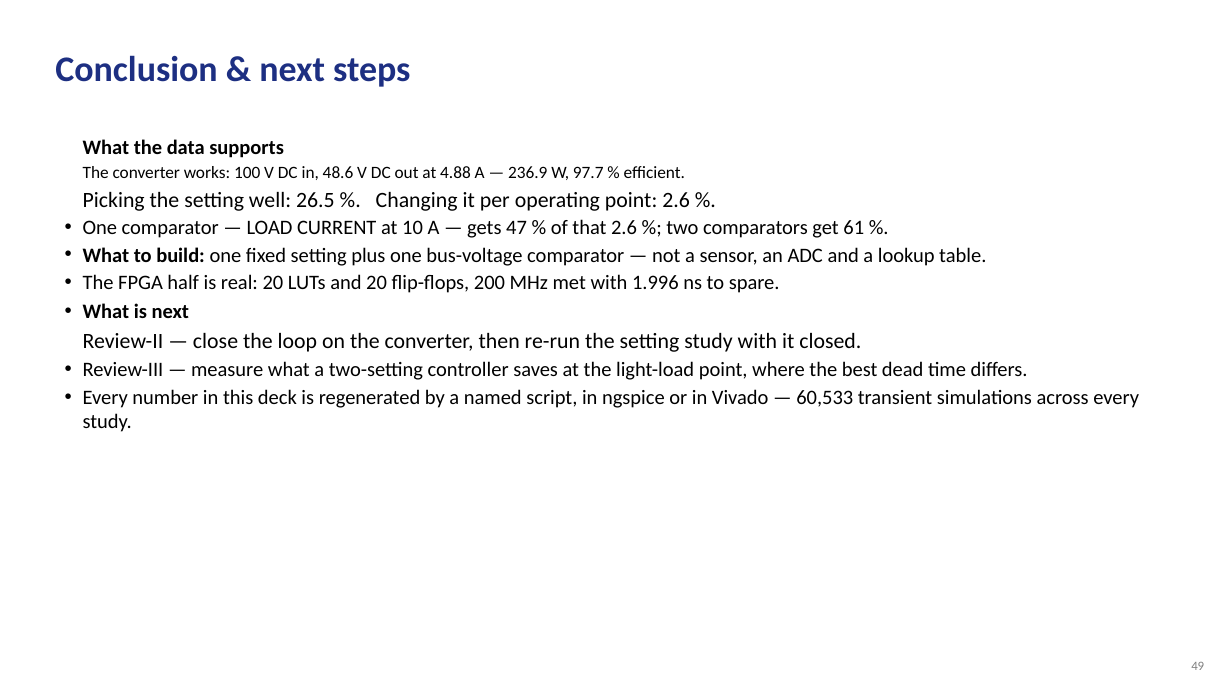
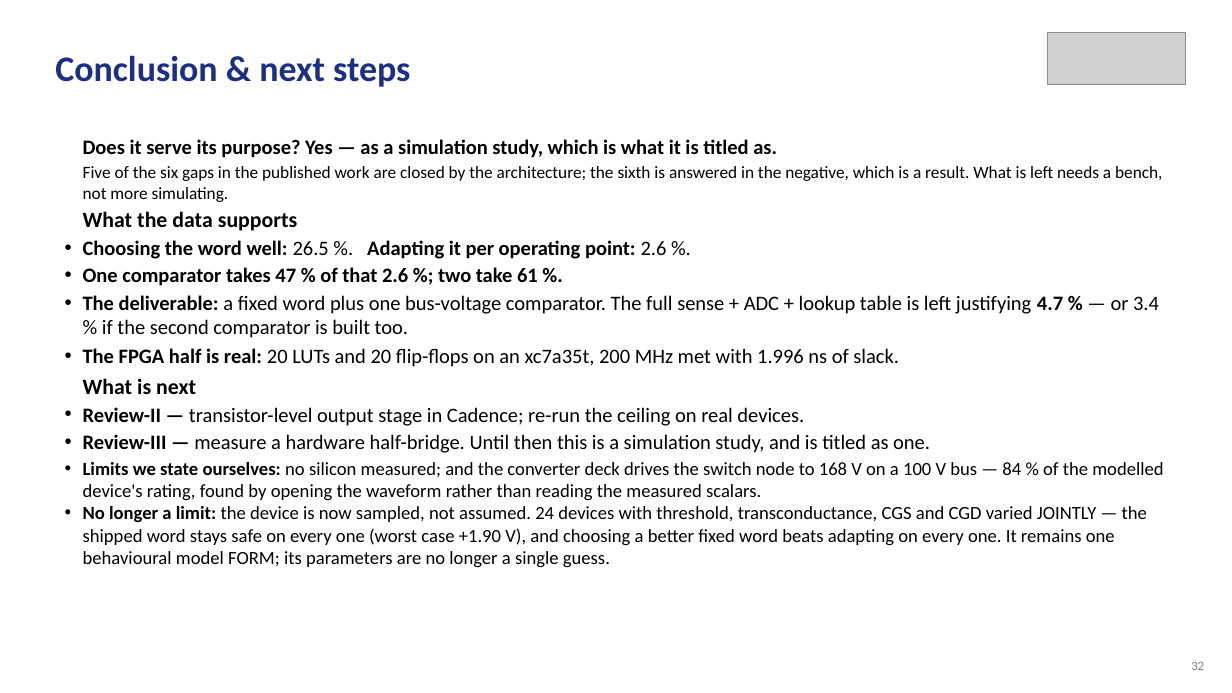
Before and after one commit to Amritha902/gan-driver, a slide deck: slide 32 of review/Review1_GaN_Segmented_Gate_Driver.pptx (slide 49 before the commit). Drawn at 1232x693 pixels with LibreOffice and Linux fonts; fonts in the diff are those of the drawing; grey boxes stand for pictures. Boxes give left, top, right and bottom in pixels: in the first picture for what was removed or moved away, otherwise in the second. Text is boxed around its words. In the diff, an @@ line names an element or a change of style, - is before the commit and + after.

```diff
--- a/review/Review1_GaN_Segmented_Gate_Driver.pptx
+++ b/review/Review1_GaN_Segmented_Gate_Driver.pptx
@@ picture added at [1047,32,1186,85] @@
@@ text at [83,139,1162,202]: paragraphs added @@
+Does it serve its purpose? Yes — as a simulation study, which is what it is titled as.
+Five of the six gaps in the published work are closed by the architecture; the sixth is answered in the negative, which is a result. What is left needs a bench, not more simulating.
@@ text at [83,211,298,394]: size 16 to 17 pt in "What the data supports", "What is next"; bullet • to none; less space between paragraphs @@
@@ text at [83,240,1159,367]: text changed @@
-The converter works: 100 V DC in, 48.6 V DC out at 4.88 A — 236.9 W, 97.7 % efficient.
-Picking the setting well: 26.5 %. Changing it per operating point: 2.6 %.
-• One comparator — LOAD CURRENT at 10 A — gets 47 % of that 2.6 %; two comparators get 61 %.
-• What to build: one fixed setting plus one bus-voltage comparator — not a sensor, an ADC and a lookup table.
-• The FPGA half is real: 20 LUTs and 20 flip-flops, 200 MHz met with 1.996 ns to spare.
+• Choosing the word well: 26.5 %. Adapting it per operating point: 2.6 %.
+• One comparator takes 47 % of that 2.6 %; two take 61 %.
+• The deliverable: a fixed word plus one bus-voltage comparator. The full sense + ADC + lookup table is left justifying 4.7 % — or 3.4 % if the second comparator is built too.
+• The FPGA half is real: 20 LUTs and 20 flip-flops on an xc7a35t, 200 MHz met with 1.996 ns of slack.
@@ text at [83,407,1163,568]: text changed; size 16 to 14.5 pt @@
-Review-II — close the loop on the converter, then re-run the setting study with it closed.
-• Review-III — measure what a two-setting controller saves at the light-load point, where the best dead time differs.
-• Every number in this deck is regenerated by a named script, in ngspice or in Vivado — 60,533 transient simulations across every study.
+• Review-II — transistor-level output stage in Cadence; re-run the ceiling on real devices.
+• Review-III — measure a hardware half-bridge. Until then this is a simulation study, and is titled as one.
+• Limits we state ourselves: no silicon measured; and the converter deck drives the switch node to 168 V on a 100 V bus — 84 % of the modelled device's rating, found by opening the waveform rather than reading the measured scalars.
+• No longer a limit: the device is now sampled, not assumed. 24 devices with threshold, transconductance, CGS and CGD varied JOINTLY — the shipped word stays safe on every one (worst case +1.90 V), and choosing a better fixed word beats adapting on every one. It remains one behavioural model FORM; its parameters are no longer a single guess.
@@ text at [1191,662,1204,670]: text changed @@
-49
+32
```
Also in this commit, not shown: 19 other slides changed, 15 slides added, 32 slides removed, 5 other files.
